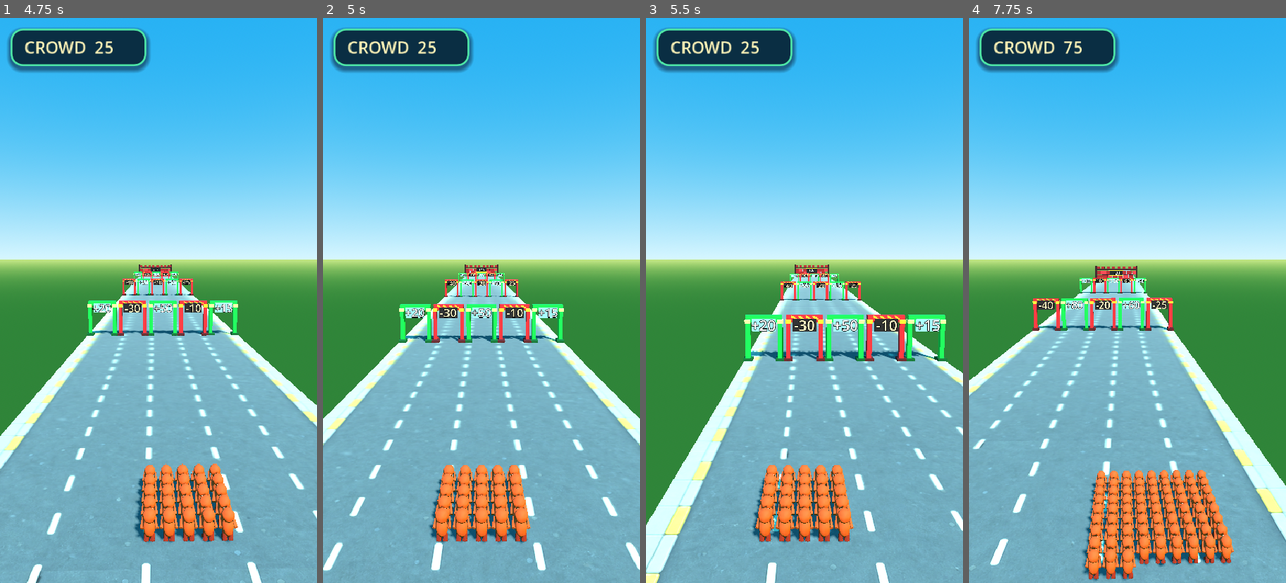
Above: before the commit, frames 1-4 (left to right).
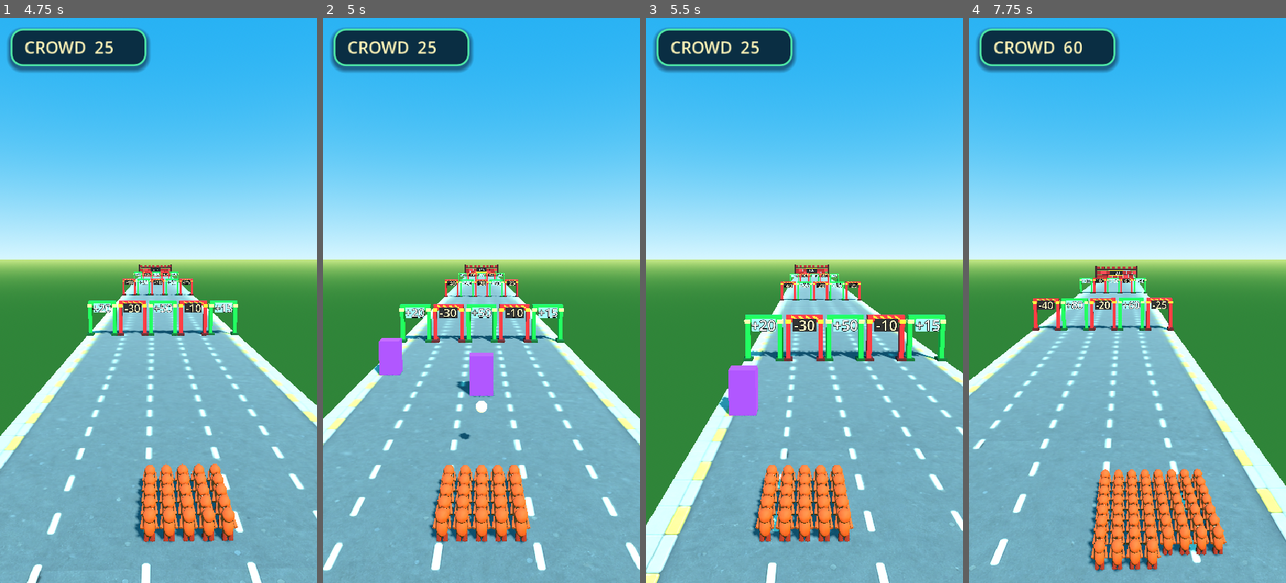
Above: after the commit, the same moments.

Repository: hobsojam/steven-bolt
Game: Godot game, scene res://scenes/main.tscn
Same seed, same stepped clock (60 frames per second), same inputs: the game is played once before the commit and once after it.
Inputs (mouse positions are in pixels of both pictures, inside the frame that each line leads up to):
- Up to frame 1 (4.75 s): tap Enter (ui_accept) at 0.5, 0.77, 3.77 s; move the mouse to (228, 272) at 0.52 s; hold Right (lane_right) 0.53-1.25 s; click (228, 272) at 0.67 s; drag from (95, 328) to (142, 413) at 1.27 s; move the mouse to (190, 176) at 2.02 s; hold Right (lane_right) 2.03-2.75 s; drag from (142, 413) to (63, 215) at 2.77 s; move the mouse to (253, 385) at 3.52 s; hold Left (lane_left) 3.53-4.25 s; drag from (63, 215) to (110, 159) at 4.27 s
- Up to frame 2 (5 s): no input
- Up to frame 3 (5.5 s): move the mouse to (820, 300) at 5.02 s; hold Left (lane_left) from 5.03 s (still down); click (820, 300) at 5.17 s
- Up to frame 4 (7.75 s): release Left (lane_left) at 5.75 s; drag from (1079, 159) to (1064, 328) at 5.77 s; move the mouse to (1197, 272) at 6.52 s; hold Right (lane_right) 6.53-7.25 s; tap Enter (ui_accept) at 6.77 s; drag from (1064, 328) to (1111, 413) at 7.27 s

Frame 1 is identical in both runs. In frame 2, 1.3% of the frame differs, in the area x 16-54%, y 56-75%; in frame 3, 0.9%; in frame 4, 6.0%, in the area x 29-84%, y 4-100%.

Commit message:
Wire combat into run_controller: enemy_wave entries, visuals, breach
Step 3 of the combat plan. scripts/enemy_wave_visual.gd mirrors
crowd_visual.gd's role: syncs simple placeholder box/sphere primitives
(enemies, bullets) each frame from an EnemyWaveRuntime's state.

run_controller.gd gains an "enemy_wave" entry kind: unlike gate_row/
toll_wall's instant resolution, its "distance" is an activation point -
crossing it spawns an EnemyWaveRuntime + EnemyWaveVisual and keeps them
active every frame via a new _update_combat(), which fires at the
crowd's current lane (damage scaled by CombatRules.shot_damage), then
advances bullets, resolves hits, and resolves breaches (costing
crowd_count via a new crowd_controller.apply_breach(), reusing
RunRules.apply_gate's clamped subtraction). The wave deactivates once
is_cleared() - true whether enemies died or breached, so no separate
"all resolved" check is needed. Adds a placeholder enemy_wave to the
level (distance 28, two enemies) purely to exercise this in
verification; step 4 replaces it with real authored content.

Fixes a real bug enemy_wave_runtime.gd's own unit tests couldn't catch:
_init(enemy_data: Array[Dictionary]) rejected the array actually passed
at runtime, because reading entry["enemies"] out of a Dictionary erases
the nested array's static element type - Godot's strict typed-array
check then refuses the plain Array. Changed the parameter to untyped
Array. Caught by discovering that headless --quit-after smoke tests
never actually exercise gameplay logic post the run_controller.gd
START-gate added in the polish step (no input ever reaches
Input.is_action_just_pressed("ui_accept") in headless mode, so the run
just sits at START the whole time) - confirmed by temporarily forcing
_state to RunState.RUNNING for verification, then reverting. Every
--quit-after smoke test since that gate was added has only verified
"the start screen loads without erroring," not real gameplay; going
back to properly re-verify the already-open pickup-trail PR the same
way next.

Diff:
--- a/scripts/crowd_controller.gd
+++ b/scripts/crowd_controller.gd
@@ -43,6 +43,10 @@
 	return true
 
 
+func apply_breach(cost: int) -> void:
+	crowd_count = RunRules.apply_gate(crowd_count, "-", cost)
+
+
 func _process(delta: float) -> void:
 	var target_x: float = RunRules.lane_x(current_lane)
 	position.x = move_toward(position.x, target_x, RunRules.LANE_SWITCH_SPEED * delta)
--- a/scripts/enemy_wave_runtime.gd
+++ b/scripts/enemy_wave_runtime.gd
@@ -18,7 +18,7 @@
 var _fire_cooldown: float = 0.0
 
 
-func _init(enemy_data: Array[Dictionary]) -> void:
+func _init(enemy_data: Array) -> void:
 	for data in enemy_data:
 		enemies.append(
 			{"lane": data["lane"], "distance": data["distance"], "hp": data["hp"], "alive": true}
--- /dev/null
+++ b/scripts/enemy_wave_visual.gd
@@ -0,0 +1,56 @@
+extends Node3D
+
+const RunRules := preload("res://scripts/run_rules.gd")
+
+var runtime
+
+var _enemy_nodes: Array[MeshInstance3D] = []
+var _bullet_container: Node3D
+
+
+func _init(wave_runtime) -> void:
+	runtime = wave_runtime
+
+
+func _ready() -> void:
+	_bullet_container = Node3D.new()
+	add_child(_bullet_container)
+	for enemy in runtime.enemies:
+		_enemy_nodes.append(_spawn_enemy_visual(enemy))
+
+
+func _process(_delta: float) -> void:
+	for i in runtime.enemies.size():
+		_enemy_nodes[i].visible = runtime.enemies[i]["alive"]
+	for child in _bullet_container.get_children():
+		child.queue_free()
+	for bullet in runtime.bullets:
+		_bullet_container.add_child(_spawn_bullet_visual(bullet))
+
+
+func _spawn_enemy_visual(enemy: Dictionary) -> MeshInstance3D:
+	var mesh_instance := MeshInstance3D.new()
+	var box := BoxMesh.new()
+	box.size = Vector3(0.7, 1.2, 0.5)
+	mesh_instance.mesh = box
+	var material := StandardMaterial3D.new()
+	material.albedo_color = Color("8b2fc9")
+	mesh_instance.material_override = material
+	mesh_instance.position = Vector3(RunRules.lane_x(enemy["lane"]), 0.6, -enemy["distance"])
+	add_child(mesh_instance)
+	return mesh_instance
+
+
+func _spawn_bullet_visual(bullet: Dictionary) -> MeshInstance3D:
+	var mesh_instance := MeshInstance3D.new()
+	var sphere := SphereMesh.new()
+	sphere.radius = 0.12
+	sphere.height = 0.24
+	mesh_instance.mesh = sphere
+	var material := StandardMaterial3D.new()
+	material.albedo_color = Color("fff59d")
+	material.emission_enabled = true
+	material.emission = Color("fff59d")
+	mesh_instance.material_override = material
+	mesh_instance.position = Vector3(RunRules.lane_x(bullet["lane"]), 1.0, -bullet["distance"])
+	return mesh_instance
--- a/scripts/level_one_definition.gd
+++ b/scripts/level_one_definition.gd
@@ -30,6 +30,14 @@
 				{"op": "-", "value": 5},
 				{"op": "+", "value": 8},
 				{"op": "+", "value": 3},
+			],
+		},
+		{
+			"distance": 28.0,
+			"kind": "enemy_wave",
+			"enemies": [
+				{"lane": 2, "distance": 33.0, "hp": 2},
+				{"lane": 0, "distance": 35.0, "hp": 1},
 			],
 		},
 		{
--- a/scripts/run_controller.gd
+++ b/scripts/run_controller.gd
@@ -6,12 +6,17 @@
 const LevelOneDefinition := preload("res://scripts/level_one_definition.gd")
 const GateRowScript := preload("res://scripts/gate_row.gd")
 const TollWallScript := preload("res://scripts/toll_wall.gd")
+const CombatRules := preload("res://scripts/combat_rules.gd")
+const EnemyWaveRuntimeScript := preload("res://scripts/enemy_wave_runtime.gd")
+const EnemyWaveVisualScript := preload("res://scripts/enemy_wave_visual.gd")
 
 var distance_traveled: float = 0.0
 var _elapsed_time: float = 0.0
 var _state: int = RunState.START
 var _level_entries: Array[Dictionary] = []
 var _next_entry_index: int = 0
+var _active_wave = null
+var _active_wave_visual: Node3D = null
 
 @onready var _crowd = $CrowdController
 
@@ -34,6 +39,8 @@
 	distance_traveled += RunRules.current_speed(_elapsed_time) * delta
 	_crowd.position.z = -distance_traveled
 	_resolve_pending_entries()
+	if _active_wave:
+		_update_combat(delta)
 	if _state == RunState.RUNNING and distance_traveled >= LevelOneDefinition.length():
 		_state = RunState.FINISHED
 
@@ -71,6 +78,29 @@
 		"toll_wall":
 			if not _crowd.apply_toll(entry["threshold"]):
 				_state = RunState.GAME_OVER
+		"enemy_wave":
+			# "distance" here is the activation point, not an instant
+			# resolution like gate_row/toll_wall - the wave stays active
+			# and is updated every frame via _update_combat() until cleared.
+			_active_wave = EnemyWaveRuntimeScript.new(entry["enemies"])
+			_active_wave_visual = EnemyWaveVisualScript.new(_active_wave)
+			add_child(_active_wave_visual)
+
+
+func _update_combat(delta: float) -> void:
+	var damage: int = CombatRules.shot_damage(_crowd.crowd_count)
+	_active_wave.try_fire(_crowd.current_lane, distance_traveled, damage, delta)
+	_active_wave.advance_bullets(delta)
+	_active_wave.resolve_hits()
+	var breach_cost: int = _active_wave.resolve_breaches(distance_traveled)
+	if breach_cost > 0:
+		_crowd.apply_breach(breach_cost)
+		if _crowd.crowd_count <= 0:
+			_state = RunState.GAME_OVER
+	if _active_wave.is_cleared():
+		_active_wave_visual.queue_free()
+		_active_wave = null
+		_active_wave_visual = null
 
 
 func _spawn_level_visuals() -> void:
Not shown, added: scripts/enemy_wave_visual.gd.uid
